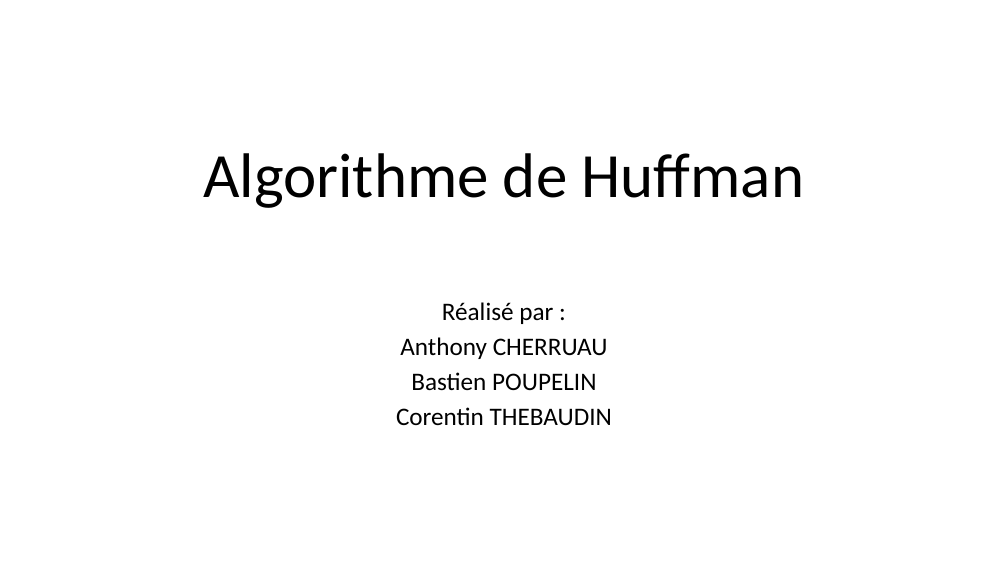
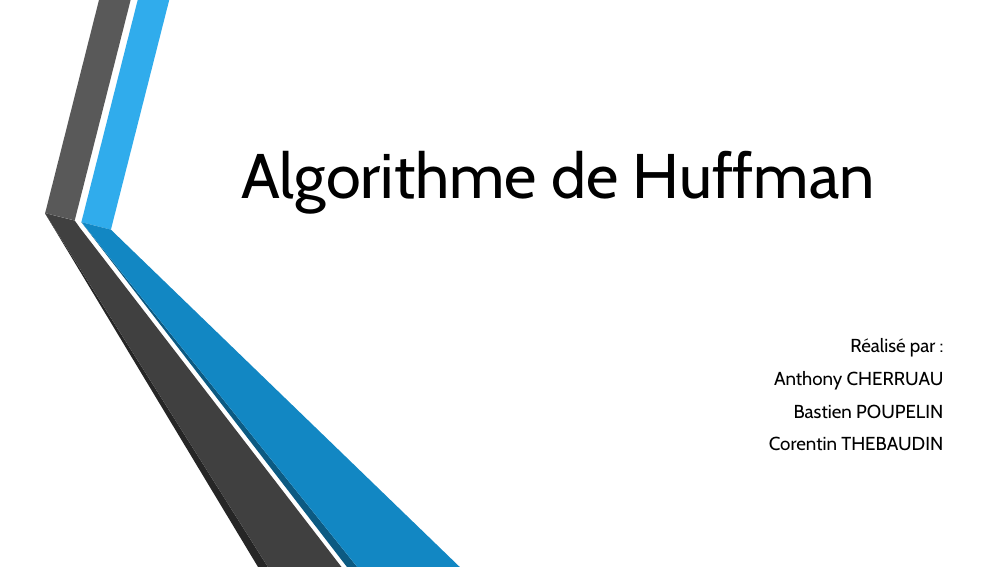
Before and after one commit to pop2211/Huffman, a slide deck: slide 1 of diapoHuffman.pptm. Drawn at 1008x567 pixels with LibreOffice and Linux fonts; fonts in the diff are those of the drawing; background and template pictures are left out. Boxes give left, top, right and bottom in pixels: in the first picture for what was removed or moved away, otherwise in the second. Text is boxed around its words. In the diff, an @@ line names an element or a change of style, - is before the commit and + after.

```diff
--- a/diapoHuffman.pptm
+++ b/diapoHuffman.pptm
@@ title "Algorithme de Huffman" at [241,150,875,212]: font Calibri to Cabin; alignment centre to right; line spacing 0.9 to 1 @@
@@ group added at [45,0,461,567]: 6 freeform shapes @@
@@ subtitle "Réalisé par :": place and size @@
-subtitle "Réalisé par :" at [396,302,612,426]
+subtitle "Réalisé par :" at [769,338,944,451]
@@ subtitle "Réalisé par :" at [769,338,944,451]: size 24 to 17.9 pt, font Calibri to Cabin; alignment centre to right; line spacing 0.8 to 1 @@
```
Also in this commit, not shown: 8 other slides changed.
